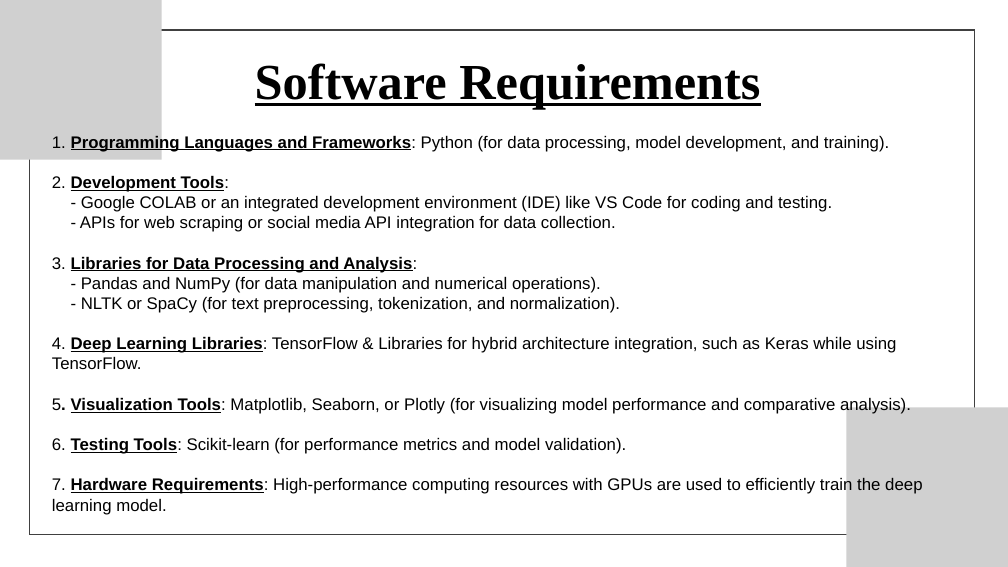
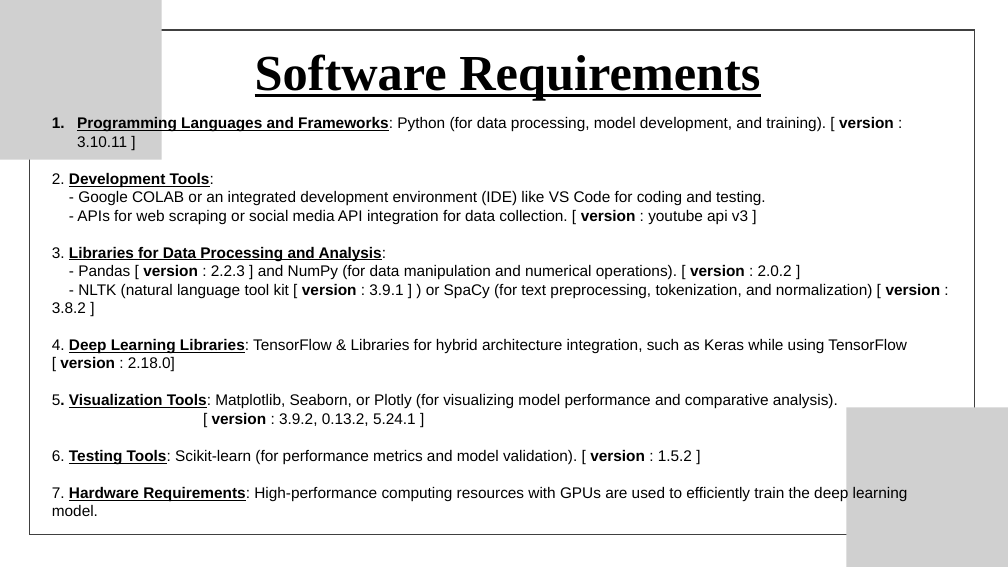
Before and after one commit to Codegeek2004/CyberBullying_Detection, a slide deck: slide 15 of static/asset/PRESENTATION.pptx. Drawn at 1008x567 pixels with LibreOffice and Linux fonts; fonts in the diff are those of the drawing; grey boxes stand for pictures. Boxes give left, top, right and bottom in pixels: in the first picture for what was removed or moved away, otherwise in the second. Text is boxed around its words. In the diff, an @@ line names an element or a change of style, - is before the commit and + after.

```diff
--- a/static/asset/PRESENTATION.pptx
+++ b/static/asset/PRESENTATION.pptx
@@ text "Software Requirements": place and size @@
-text "Software Requirements" at box(255, 63, 760, 109)
+text "Software Requirements" at box(255, 54, 760, 100)
@@ text at box(52, 116, 941, 516): text changed; size 24 to 22 pt @@
-1. Programming Languages and Frameworks: Python (for data processing, model development, and training).
-2. Development Tools:
-- Google COLAB or an integrated development environment (IDE) like VS Code for coding and testing.
-- APIs for web scraping or social media API integration for data collection.
-3. Libraries for Data Processing and Analysis:
-- Pandas and NumPy (for data manipulation and numerical operations).
-- NLTK or SpaCy (for text preprocessing, tokenization, and normalization).
-4. Deep Learning Libraries: TensorFlow & Libraries for hybrid architecture integration, such as Keras while using TensorFlow.
-5. Visualization Tools: Matplotlib, Seaborn, or Plotly (for visualizing model performance and comparative analysis).
-6. Testing Tools: Scikit-learn (for performance metrics and model validation).
-7. Hardware Requirements: High-performance computing resources with GPUs are used to efficiently train the deep learning model.
+1. Programming Languages and Frameworks: Python (for data processing, model development, and training). [ version : 3.10.11 ]
+2. Development Tools:
+- Google COLAB or an integrated development environment (IDE) like VS Code for coding and testing.
+- APIs for web scraping or social media API integration for data collection. [ version : youtube api v3 ]
+3. Libraries for Data Processing and Analysis:
+- Pandas [ version : 2.2.3 ] and NumPy (for data manipulation and numerical operations). [ version : 2.0.2 ]
+- NLTK (natural language tool kit [ version : 3.9.1 ] ) or SpaCy (for text preprocessing, tokenization, and normalization) [ version : 3.8.2 ]
+4. Deep Learning Libraries: TensorFlow & Libraries for hybrid architecture integration, such as Keras while using TensorFlow [ version : 2.18.0]
+5. Visualization Tools: Matplotlib, Seaborn, or Plotly (for visualizing model performance and comparative analysis).
+[ version : 3.9.2, 0.13.2, 5.24.1 ]
+6. Testing Tools: Scikit-learn (for performance metrics and model validation). [ version : 1.5.2 ]
+7. Hardware Requirements: High-performance computing resources with GPUs are used to efficiently train the deep learning model.
```
